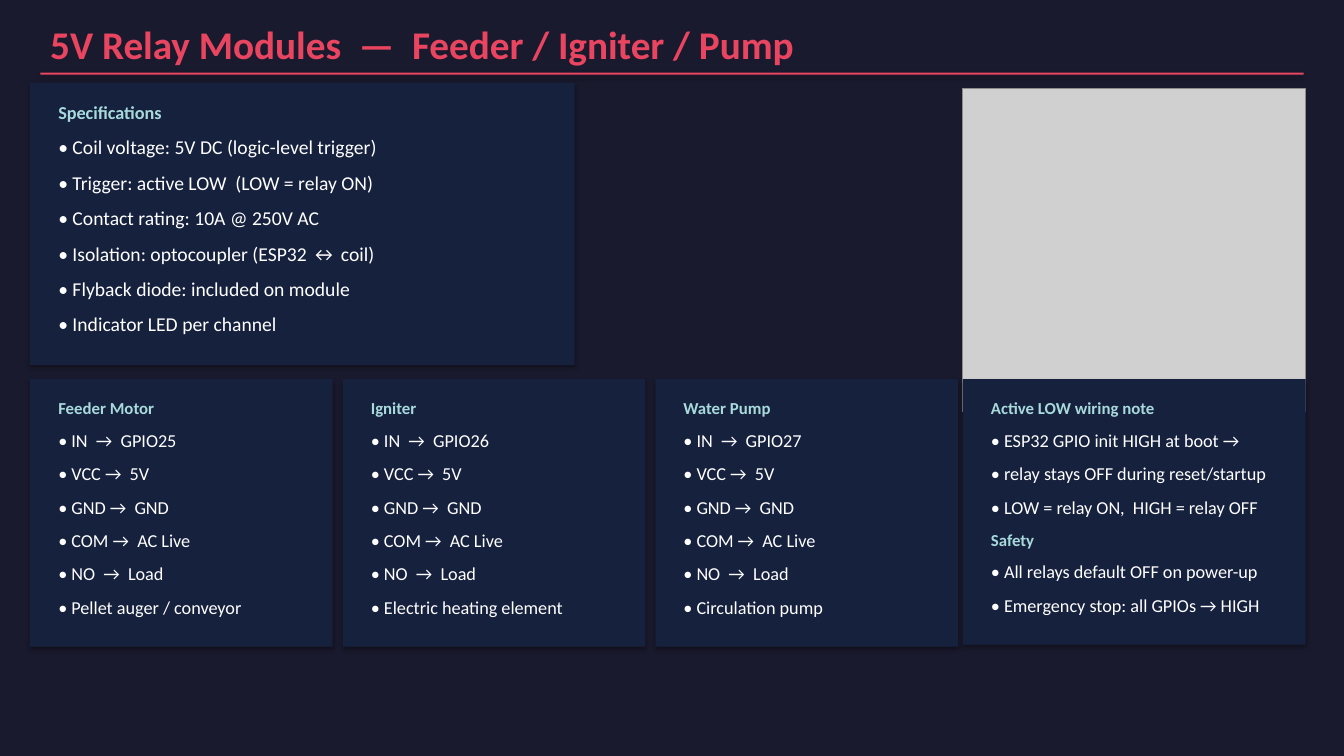
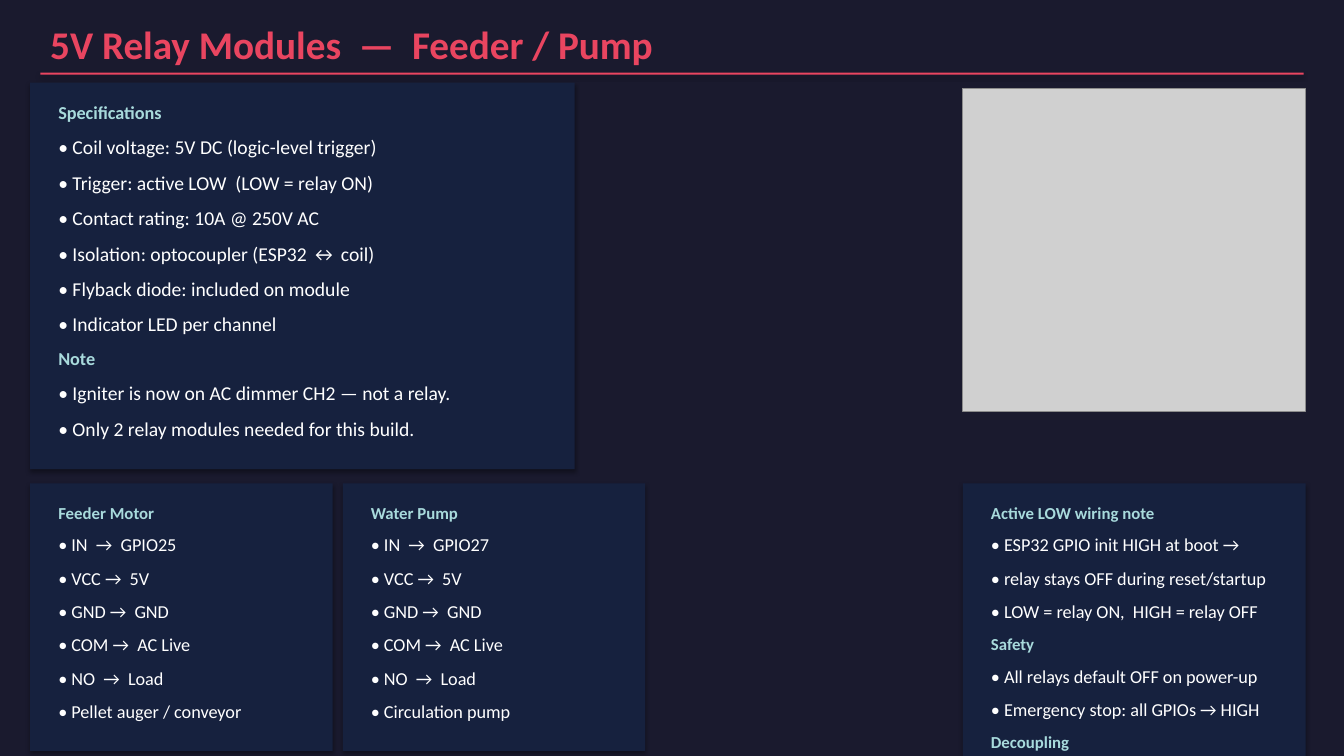
Before and after one commit to Tinklefinger/pellet-burner, a slide deck: slide 6 of docs/Pellet_Burner_Components.pptx. Drawn at 1344x756 pixels with LibreOffice and Linux fonts; fonts in the diff are those of the drawing; grey boxes stand for pictures. Boxes give left, top, right and bottom in pixels: in the first picture for what was removed or moved away, otherwise in the second. Text is boxed around its words. In the diff, an @@ line names an element or a change of style, - is before the commit and + after.

```diff
--- a/docs/Pellet_Burner_Components.pptx
+++ b/docs/Pellet_Burner_Components.pptx
@@ text at box(50, 31, 653, 65): text changed @@
-5V Relay Modules — Feeder / Igniter / Pump
+5V Relay Modules — Feeder / Pump
@@ rectangle: place and size @@
-rectangle at box(30, 83, 575, 365)
+rectangle at box(30, 83, 575, 469)
@@ text added at box(58, 353, 95, 365), 13 pt, text #A8DADC, bold @@
+Note
@@ text added at box(72, 386, 450, 404), 14 pt, text #FFFFFF @@
+• Igniter is now on AC dimmer CH2 — not a relay.
@@ rectangle removed at box(655, 379, 958, 646) @@
@@ text removed at box(371, 402, 417, 417) @@
-Igniter
@@ text added at box(72, 422, 415, 439), 14 pt, text #FFFFFF @@
+• Only 2 relay modules needed for this build.
@@ text removed at box(384, 434, 489, 447) @@
-• IN → GPIO26
@@ text removed at box(697, 468, 775, 480) @@
-• VCC → 5V
@@ 18 texts, 2 rectangles: place and size @@
-18 texts, 2 rectangles at box(30, 379, 1266, 646)
+18 texts, 2 rectangles at box(30, 483, 1266, 750)
@@ text removed at box(697, 502, 794, 514) @@
-• GND → GND
@@ rectangle: place and size @@
-rectangle at box(963, 379, 1306, 644)
+rectangle at box(963, 483, 1306, 756)
@@ text removed at box(697, 534, 816, 547) @@
-• COM → AC Live
@@ text removed at box(697, 567, 788, 580) @@
-• NO → Load
@@ text removed at box(384, 601, 562, 617) @@
-• Electric heating element
@@ 3 texts: place and size @@
-3 texts at box(683, 403, 823, 617)
+3 texts at box(371, 508, 510, 721)
@@ text added at box(991, 736, 1069, 751), 12 pt, text #A8DADC, bold @@
+Decoupling
```
Also in this commit, not shown: 5 other slides changed, 4 other files.
